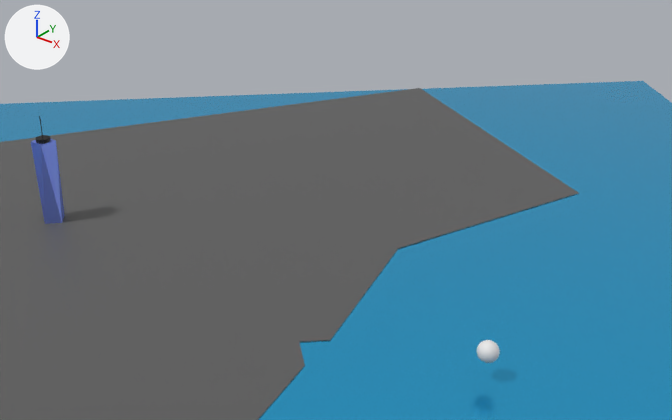
The Blender file Lower Manhattan.blend, before and after one commit.
Both versions are drawn from a camera (50 mm lens) standing at (54.4, -51.4, 49.3) and looking at (-2.0, 19.2, 5.5). Every picture has the same lights, and +X, +Y and +Z are marked at upper left.

The first picture shows 'Cube', 'Island', 'Sphere', 'Water'.
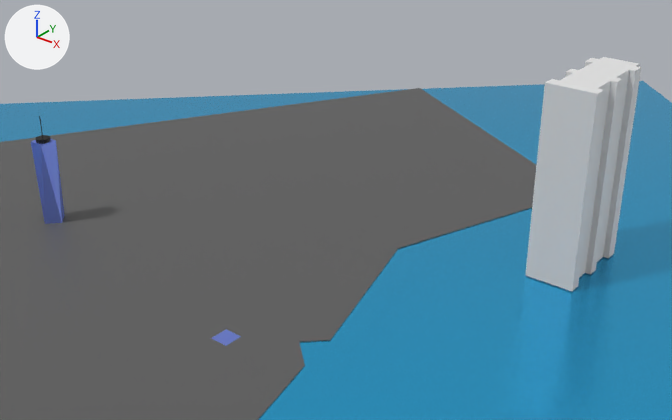
The change, as JSON lines over the scene's bpy script:
```json
{"block": "me_cube_002", "where": "me_cube_002.from_pydata(...)  # 8 vertices, 10 faces; spans x -1.41..1.41, y -1.41..1.41, z -1.0..1.0"}
{"block": "me_cube_002", "where": "# used by ob_cube; location = (-33.6, 5.2, 5.0); rotation_euler = (0.0, 0.0, 0.785), in degrees (0, 0, 45); scale = (1.0, 1.0, 5.0)"}
{"block": "me_cube_002", "where": "# verts and faces of me_cube_002; kept vertices keep their numbers, new ones are numbered from 8"}
{"block": "me_cube_002", "change": "me_cube_002 part 1"}
{"op": "add", "block": "me_cube_002", "code": "verts[8] = (18.66, -27.44, -1.0)  # pixel (210, 338)"}
{"op": "add", "block": "me_cube_002", "code": "verts[9] = (20.08, -28.85, -1.0)  # pixel (226, 345)"}
{"op": "add", "block": "me_cube_002", "code": "verts[10] = (20.08, -26.02, -1.0)  # pixel (225, 329)"}
{"op": "add", "block": "me_cube_002", "code": "verts[11] = (21.49, -27.44, -1.0)  # pixel (241, 336)"}
{"op": "add", "block": "me_cube_002", "code": "faces += [(8, 9, 11, 10)]"}
{"op": "add", "block": "me_plane", "code": ["me_plane = bpy.data.meshes.new('Plane')", "me_plane.from_pydata(...)  # 174 vertices, 166 faces, 11 loose edges; spans x -0.7..1.2, y -8.6..10.9, z 0.0..7.5"]}
{"op": "add", "block": "ob_sphere", "code": "ob_sphere.hide_set(True)"}
{"op": "add", "block": "ob_plane", "code": ["ob_plane = bpy.data.objects.new('Plane', me_plane)", "ob_plane.location = (18.29, 33.27, 0.0)", "ob_plane.scale = (2.83, 0.593, 2.83)"]}
```

Location of each change, [x1, y1, x2, y2] in pixels of the pictures (672 x 420 px):
```json
{"object": "Plane", "change": "added", "after": [525, 57, 641, 291]}
{"object": "Cube", "change": "reshaped", "before": [31, 138, 65, 224], "after": [31, 138, 241, 346], "on screen": "503% wider, 140% taller"}
{"object": "Sphere", "change": "hidden", "before": [477, 340, 500, 363]}
{"part": 1, "of": "me_cube_002", "change": "added", "after": [211, 329, 241, 346]}
```
